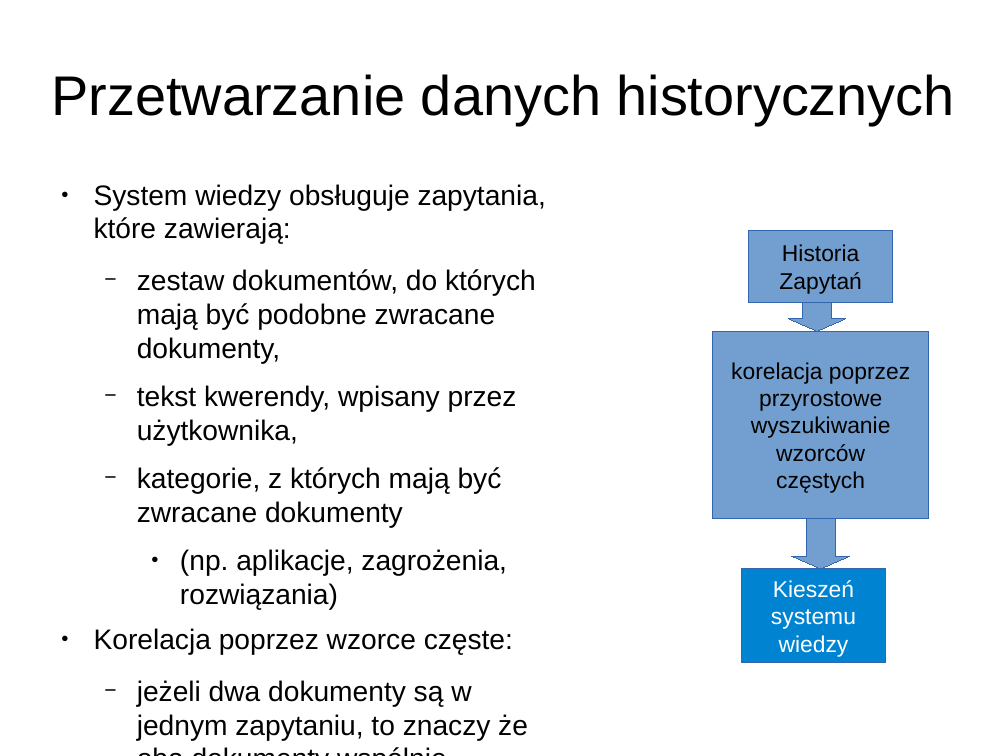
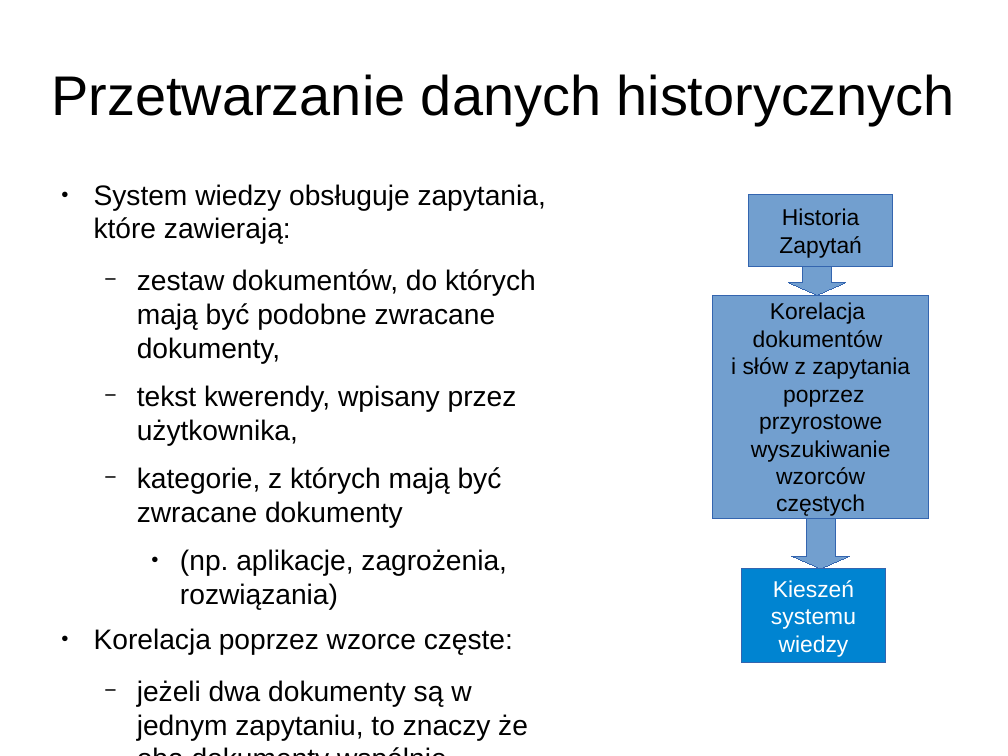
Before and after one commit to jglodek/wiki-expert, a slide deck: slide 28 of SDM2.odp (slide 18 before the commit). Drawn at 1008x756 pixels with LibreOffice and Linux fonts; fonts in the diff are those of the drawing. Boxes give left, top, right and bottom in pixels: in the first picture for what was removed or moved away, otherwise in the second. Text is boxed around its words. In the diff, an @@ line names an element or a change of style, - is before the commit and + after.

```diff
--- a/SDM2.odp
+++ b/SDM2.odp
@@ rectangle "Historia Zapytań": place and size @@
-rectangle "Historia Zapytań" at bbox=[749, 231, 893, 303]
+rectangle "Historia Zapytań" at bbox=[749, 195, 893, 267]
@@ down arrow: place and size @@
-down arrow at bbox=[788, 281, 846, 331]
+down arrow at bbox=[788, 245, 846, 295]
@@ rectangle "Korelacja dokumentów i słów z ...": place and size @@
-rectangle "Korelacja dokumentów i słów z ..." at bbox=[713, 331, 929, 519]
+rectangle "Korelacja dokumentów i słów z ..." at bbox=[713, 295, 929, 519]
@@ text in rectangle at bbox=[731, 302, 910, 516]: text changed @@
-korelacja poprzez
-przyrostowe
-wyszukiwanie
-wzorców
-częstych
+Korelacja
+dokumentów
+i słów z zapytania
+poprzez
+przyrostowe
+wyszukiwanie
+wzorców
+częstych
```
Also in this commit, not shown: 6 other slides changed, 14 slides added, 2 slides removed, 2 other files.
